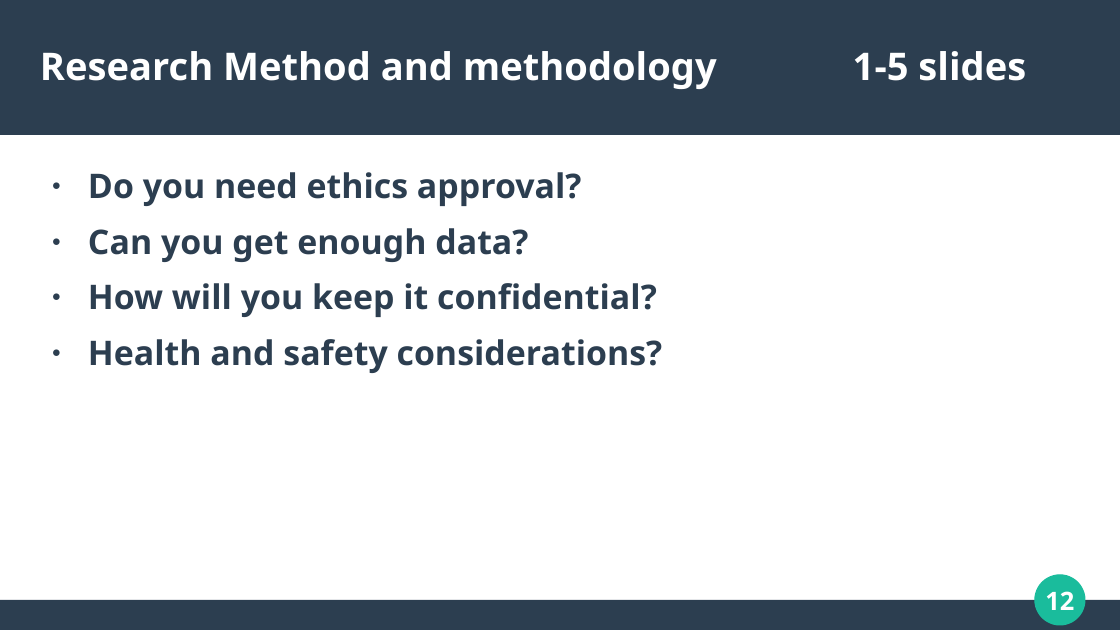
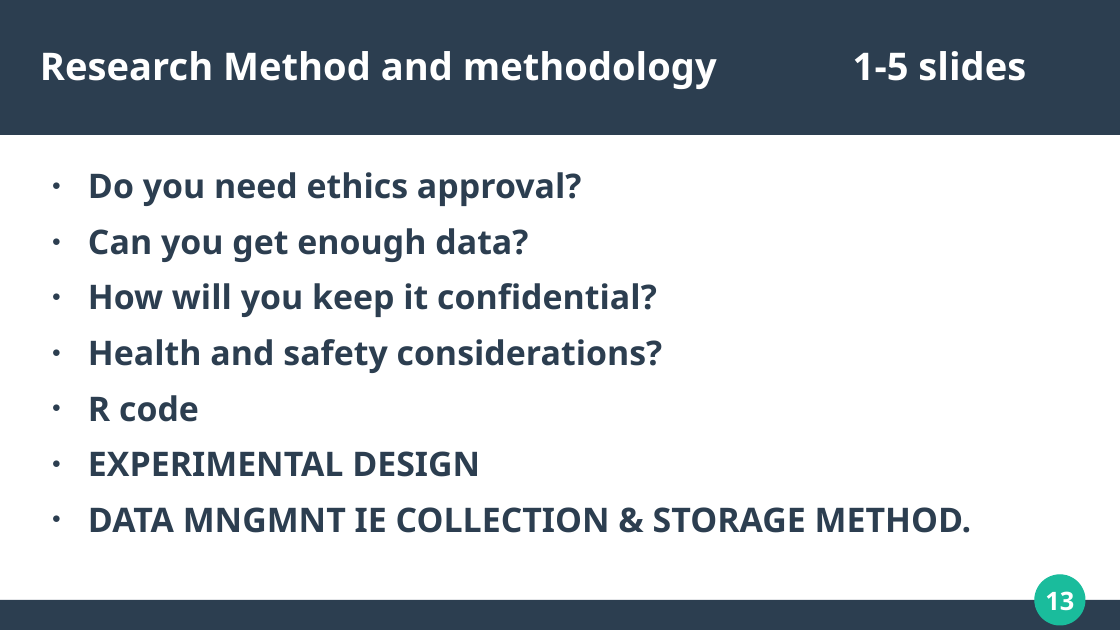
Before and after one commit to dannydaley/myUniSocial, a slide deck: slide 13 of Documentation/COMP320 PRESENTATION.odp (slide 12 before the commit). Drawn at 1120x630 pixels with LibreOffice and Linux fonts; fonts in the diff are those of the drawing. Boxes give left, top, right and bottom in pixels: in the first picture for what was removed or moved away, otherwise in the second. Text is boxed around its words. In the diff, an @@ line names an element or a change of style, - is before the commit and + after.

```diff
--- a/Documentation/COMP320 PRESENTATION.odp
+++ b/Documentation/COMP320 PRESENTATION.odp
@@ text at (88, 395, 972, 533): paragraphs added @@
+● R code
+● EXPERIMENTAL DESIGN
+● DATA MNGMNT IE COLLECTION & STORAGE METHOD.
@@ page number at (1045, 591, 1074, 611): text changed @@
-12
+13
```
Also in this commit, not shown: 4 other slides changed, 5 slides added, 2 slides removed, 1 other file.
